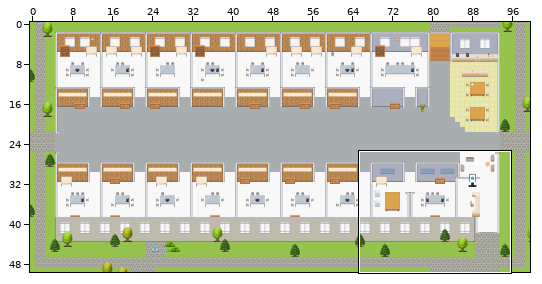
Two versions of a level (Tiled map (JSON), maps/Digital-Workplace-Platform.tmj). Above: a wide view before the commit, with the close-up outlined.
Close-up. As it was:
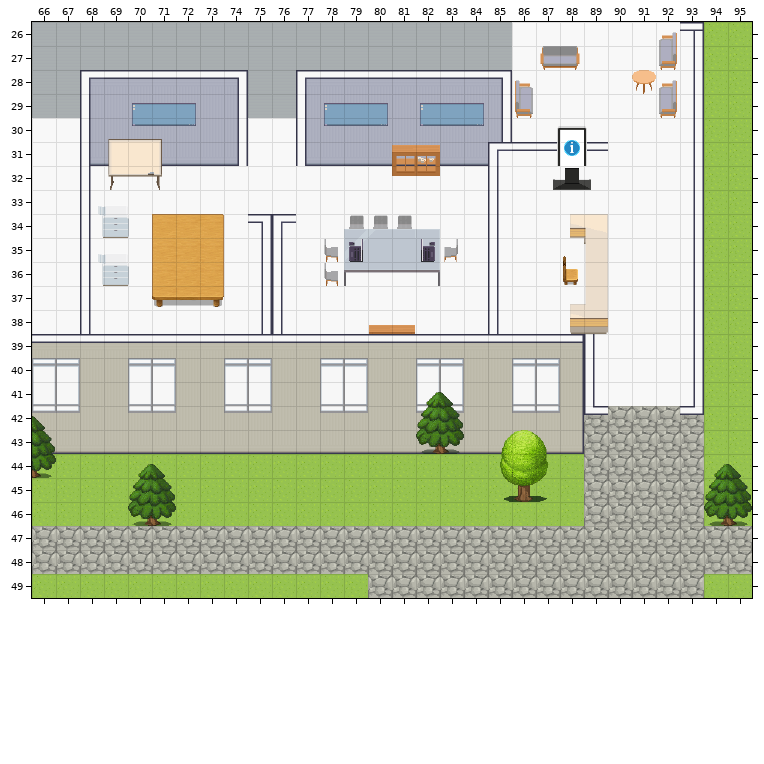
Cells are 32x32 px. Shown: x 66..95, y 26..49. The commit also changed other parts of the map, which this record leaves out.
After the commit:
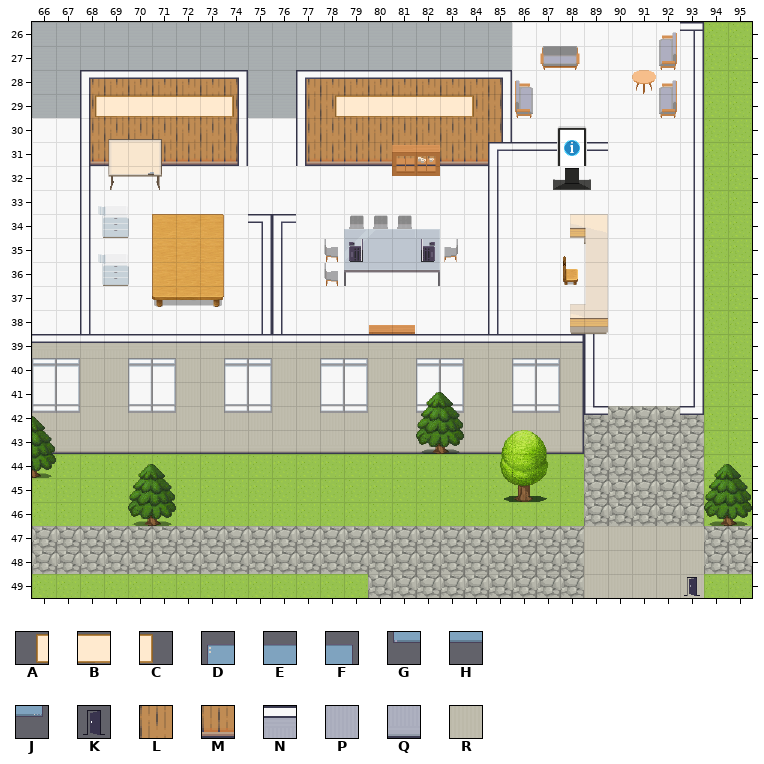
Key: from "Decoration": A 49, B 50, C 51; from "Misc": D 40, E 41, F 42, G 50, H 51, J 52; from "User_Zones": K 65; from "room2": L 192, M 205, N 290, P 294, Q 307, R 328.
_ is an empty cell.
Change:
{"where": "layer \"back wall\""}
{"y":28,"x":68,"old":"NNNNNNN","new":"LLLLLLL"}
{"y":28,"x":77,"old":"NNNNNNNNN","new":"LLLLLLLLL"}
{"y":29,"x":68,"old":"PPPPPPP","new":"LLLLLLL"}
{"y":29,"x":77,"old":"PPPPPPPPP","new":"LLLLLLLLL"}
{"y":30,"x":68,"old":"PPPPPPP","new":"LLLLLLL"}
{"y":30,"x":77,"old":"PPPPPPPPP","new":"LLLLLLLLL"}
{"y":31,"x":68,"old":"QQ","new":"MM"}
{"y":31,"x":71,"old":"QQQQ","new":"MMMM"}
{"y":31,"x":77,"old":"QQQQQQQQ","new":"MMMMMMMM"}
{"where": "layer \"trees\""}
{"y":47,"x":89,"old":"_____","new":"RRRRR"}
{"y":48,"x":89,"old":"_____","new":"RRRRR"}
{"y":49,"x":89,"old":"_____","new":"RRRRR"}
{"where": "layer \"decor\""}
{"y":29,"x":68,"old":"_______","new":"ABBBBBC"}
{"y":29,"x":78,"old":"_______","new":"ABBBBBC"}
{"where": "layer \"tech\""}
{"y":29,"x":70,"old":"DEF","new":"___"}
{"y":29,"x":78,"old":"DEF","new":"___"}
{"y":29,"x":82,"old":"DEF","new":"___"}
{"y":30,"x":70,"old":"GHJ","new":"___"}
{"y":30,"x":78,"old":"GHJ","new":"___"}
{"y":30,"x":82,"old":"GHJ","new":"___"}
{"where": "layer \"zones\""}
{"y":49,"x":93,"old":"_","new":"K"}
